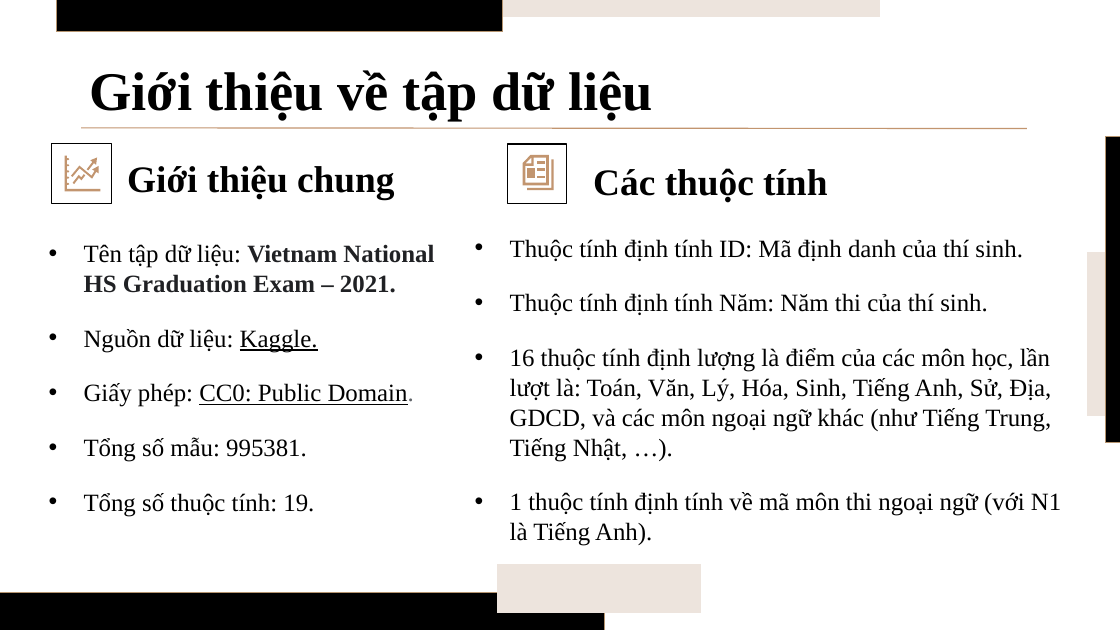
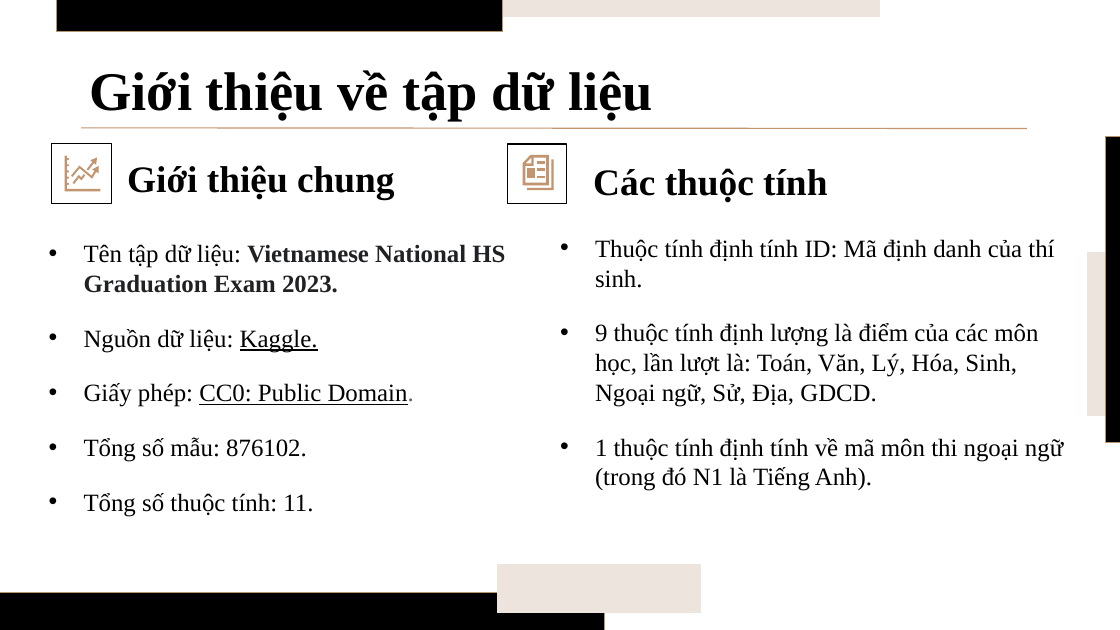
Before and after one commit to richardnguyen0715/WebsiteIntegratedRAGChatbot, a slide deck: slide 5 of DV-FinalTerm-PowerPoint.pptx. Drawn at 1120x630 pixels with LibreOffice and Linux fonts; fonts in the diff are those of the drawing. Boxes give left, top, right and bottom in pixels: in the first picture for what was removed or moved away, otherwise in the second. Text is boxed around its words. In the diff, an @@ line names an element or a change of style, - is before the commit and + after.

```diff
--- a/DV-FinalTerm-PowerPoint.pptx
+++ b/DV-FinalTerm-PowerPoint.pptx
@@ subtitle "Thuộc tính định tính ID: ...": place and size @@
-subtitle "Thuộc tính định tính ID: ..." at (510, 239, 1061, 546)
+subtitle "Thuộc tính định tính ID: ..." at (595, 239, 1063, 491)
@@ subtitle at (84, 244, 505, 293): text changed @@
-• Tên tập dữ liệu: Vietnam National HS Graduation Exam – 2021.
+• Tên tập dữ liệu: Vietnamese National HS Graduation Exam 2023.
@@ subtitle at (595, 323, 1063, 491): text changed @@
-• Thuộc tính định tính Năm: Năm thi của thí sinh.
-• 16 thuộc tính định lượng là điểm của các môn học, lần lượt là: Toán, Văn, Lý, Hóa, Sinh, Tiếng Anh, Sử, Địa, GDCD, và các môn ngoại ngữ khác (như Tiếng Trung, Tiếng Nhật, …).
-• 1 thuộc tính định tính về mã môn thi ngoại ngữ (với N1 là Tiếng Anh).
+• 9 thuộc tính định lượng là điểm của các môn học, lần lượt là: Toán, Văn, Lý, Hóa, Sinh, Ngoại ngữ, Sử, Địa, GDCD.
+• 1 thuộc tính định tính về mã môn thi ngoại ngữ (trong đó N1 là Tiếng Anh).
@@ subtitle at (84, 437, 313, 517): text changed @@
-• Tổng số mẫu: 995381.
-• Tổng số thuộc tính: 19.
+• Tổng số mẫu: 876102.
+• Tổng số thuộc tính: 11.
```
Also in this commit, not shown: 3 other slides changed.
